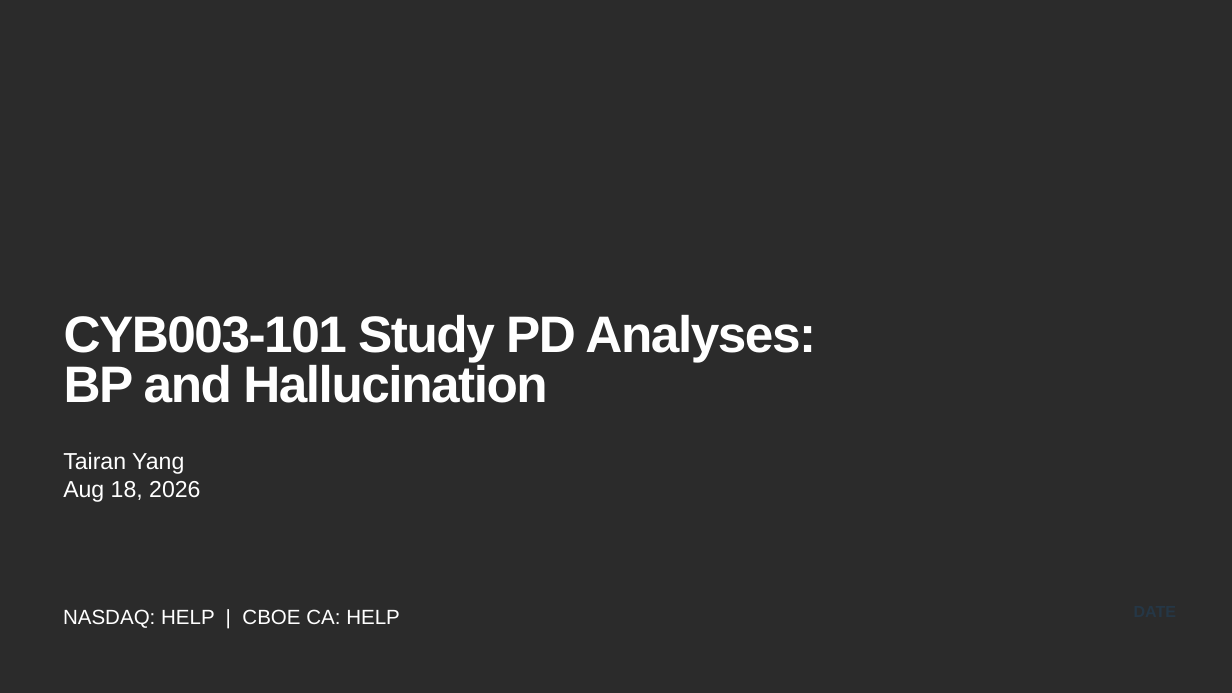
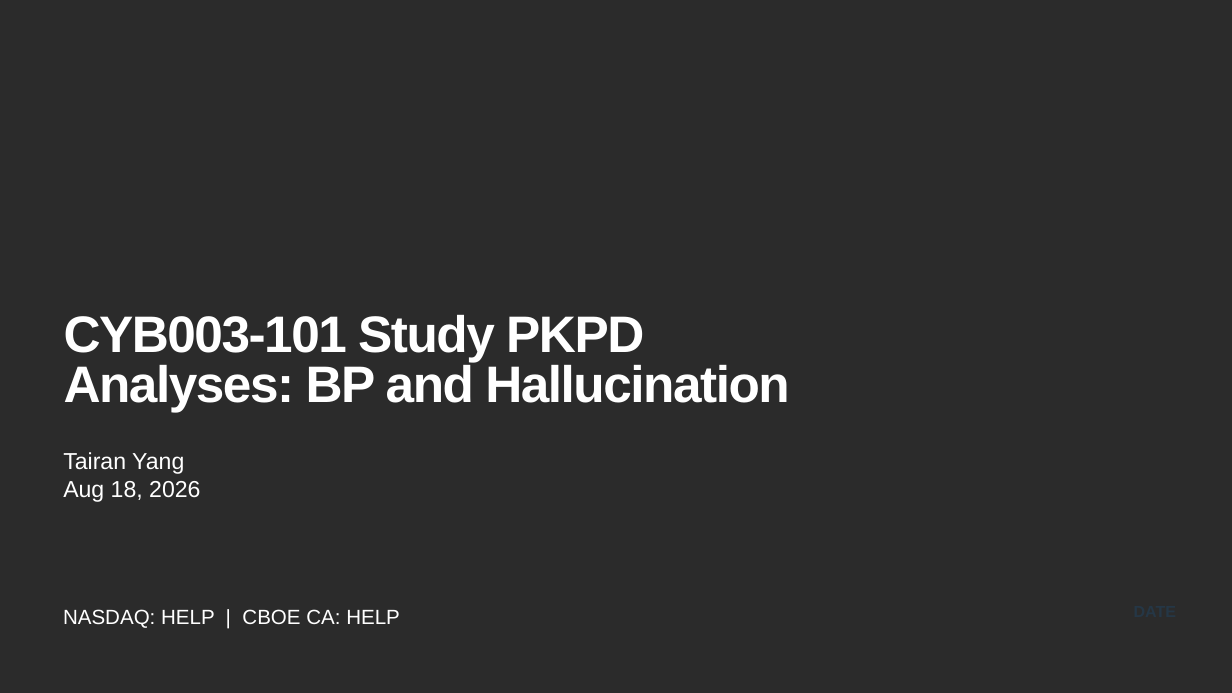
Before and after one commit to yangtairan/job, a slide deck: slide 1 of ClinPharmForum_081826.pptx. Drawn at 1232x693 pixels with LibreOffice and Linux fonts; fonts in the diff are those of the drawing; background and template pictures are left out; a plain dark background stands for a picture behind light text. Boxes give left, top, right and bottom in pixels: in the first picture for what was removed or moved away, otherwise in the second. Text is boxed around its words. In the diff, an @@ line names an element or a change of style, - is before the commit and + after.

```diff
--- a/ClinPharmForum_081826.pptx
+++ b/ClinPharmForum_081826.pptx
@@ title at <box>64,315,789,412</box>: text changed @@
-CYB003-101 Study PD Analyses: BP and Hallucination
+CYB003-101 Study PKPD Analyses: BP and Hallucination
```
Also in this commit, not shown: 2 other slides changed, 1 slide added, 1 slide removed.
